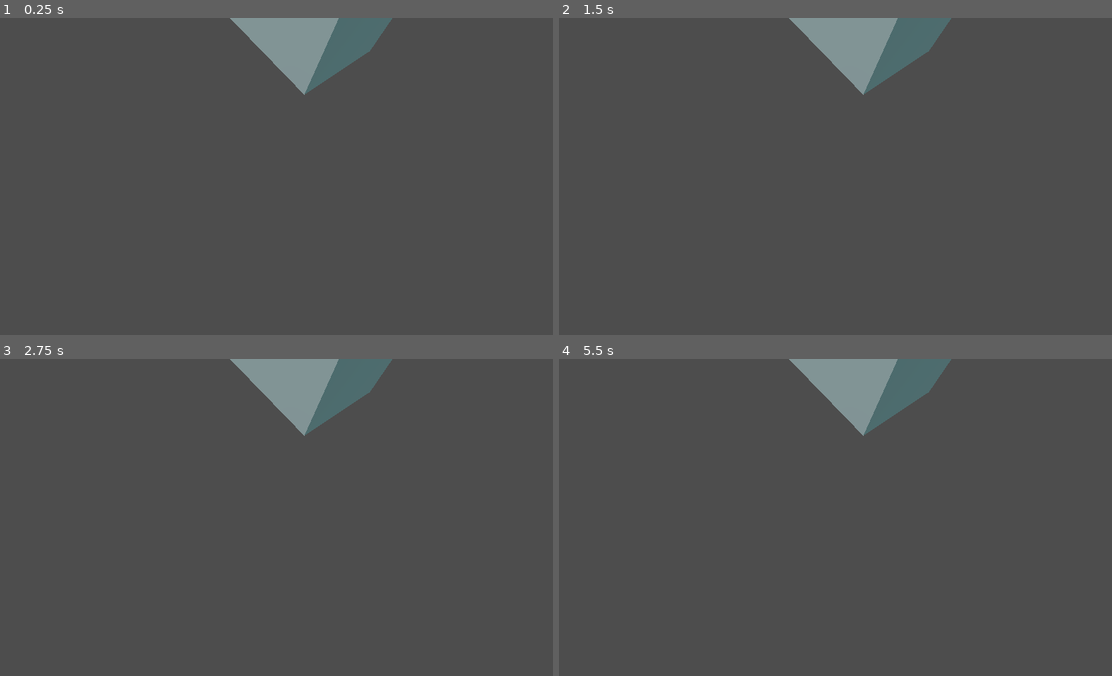
Above: before the commit, frames 1-4 (two rows, left to right).
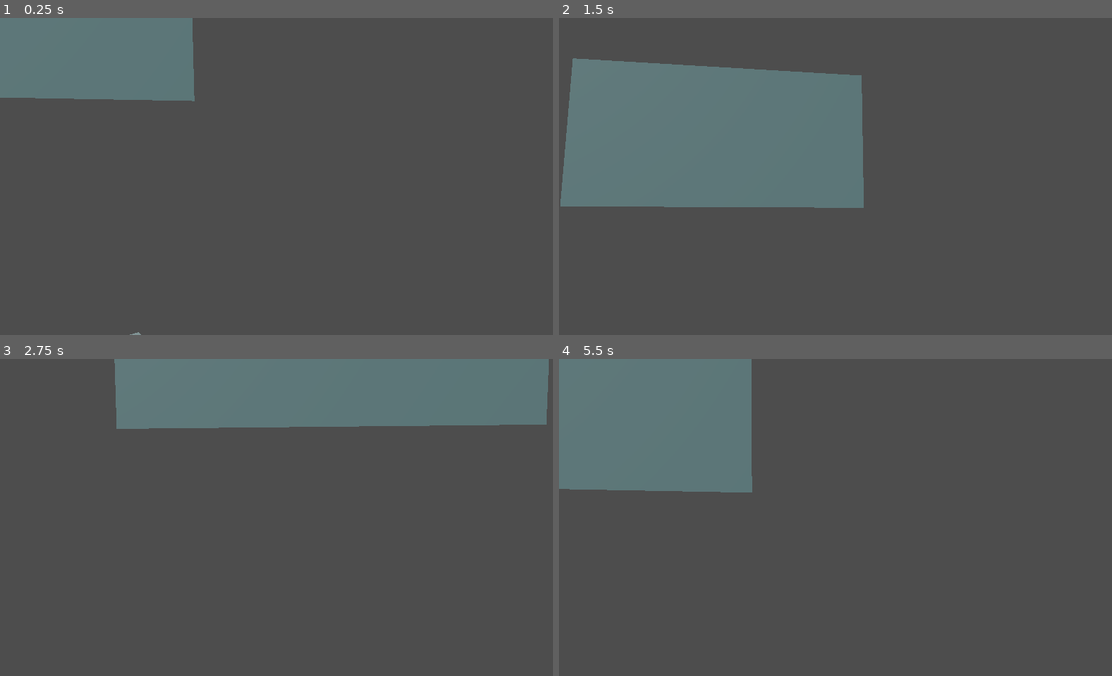
Above: after the commit, the same moments.

Repository: Wake1st/GomiMoni
Game: Godot game, scene res://testing/systems/test_cinema_graph.tscn
Two runs of this game, one before a commit and one after it. Both use one fixed random seed, a clock stepped at 60 frames per second and the inputs below. The project has no main scene, so this scene is started directly.
Inputs (mouse positions are in pixels of both pictures, inside the frame that each line leads up to):
- Up to frame 1 (0.25 s): no input
- Up to frame 2 (1.5 s): tap Enter (ui_accept) at 0.5, 0.77, 1.07 s; move the mouse to (962, 160) at 0.52 s; hold Right (ui_right) 0.53-1.28 s; hold 1 0.53-1.28 s; tap 2 at 0.8, 1.35 s; move the mouse to (730, 192) at 1.27 s; hold Down (ui_down) from 1.28 s (still down)
- Up to frame 3 (2.75 s): tap Enter (ui_accept) at 1.52, 1.82, 2.3 s; tap 3 at 1.55 s; move the mouse to (337, 447) at 2.02 s; release Down (ui_down) at 2.03 s; hold Right (ui_right) from 2.03 s (still down); hold 3 from 2.03 s (still down)
- Up to frame 4 (5.5 s): move the mouse to (813, 580) at 2.77 s; release Right (ui_right) at 2.78 s; release 3 at 2.78 s; hold Up (ui_up) 2.78-3.53 s; tap Enter (ui_accept) at 2.85, 3.02, 3.32, 3.77, 4.07, 4.52, 4.82, 5.3 s; tap 1 at 3.05 s; move the mouse to (1012, 565) at 3.52 s; hold 2 3.53-4.28 s; hold Left (ui_left) 3.53-5.03 s; tap X (swap_character_next) at 3.6 s; move the mouse to (669, 469) at 4.27 s; tap Z (swap_character_prev) at 4.35 s; tap 3 at 4.55 s; move the mouse to (868, 517) at 5.02 s; hold Down (ui_down) from 5.03 s (still down); hold 1 from 5.03 s (still down)

The runs differ from the first frame. In frame 1, 13% of the frame differs, in the area x 0-71%, y 0-100%; in frame 2, 28%, in the area x 0-71%, y 0-60%; in frame 3, 15%; in frame 4, 18%.
Error before the commit: Invalid assignment of property or key 'global_position' with value of type 'Vector3' on a base object of type 'Nil'. (res://systems/cinema/cinema_graph.gd:46)

Commit message:
fix cinemagraph location issue

Diff:
--- a/common/main_container.tscn
+++ b/common/main_container.tscn
@@ -8,21 +8,21 @@
 
 [sub_resource type="Curve3D" id="Curve3D_75d4h"]
 _data = {
-"points": PackedVector3Array(0, 0, 0, 0, 0, 0, 1.07045, 0.870932, 1.69541, 0, 0, 0, 0, 0, 0, -7.5504, 8.34305, -1.43359),
+"points": PackedVector3Array(0, 0, 0, 0, 0, 0, 1.46704, 3.11834, 1.69597, 0, 0, 0, 0, 0, 0, -5.16564, 5.04659, -1.43359),
 "tilts": PackedFloat32Array(0, 0)
 }
 point_count = 2
 
 [sub_resource type="Curve3D" id="Curve3D_xjbkh"]
 _data = {
-"points": PackedVector3Array(0, 0, 0, 0, 0, 0, 1.07045, 0.870932, 1.69541, 0, 0, 0, 0, 0, 0, 12.0341, 2, -33.2381),
+"points": PackedVector3Array(0, 0, 0, 0, 0, 0, 1.46704, 3.11834, 1.69597, 0, 0, 0, 0, 0, 0, 0.277883, 2, -8.0528),
 "tilts": PackedFloat32Array(0, 0)
 }
 point_count = 2
 
 [sub_resource type="Curve3D" id="Curve3D_7tjkh"]
 _data = {
-"points": PackedVector3Array(0, 0, 0, 0, 0, 0, 1.07045, 0.870932, 1.69541, 0, 0, 0, 0, 0, 0, -8.13199, -2.01537, 10.8042),
+"points": PackedVector3Array(0, 0, 0, 0, 0, 0, 1.46704, 3.11834, 1.69597, 0, 0, 0, 0, 0, 0, -7.42717, 2.25339, 3.92385),
 "tilts": PackedFloat32Array(0, 0)
 }
 point_count = 2
@@ -72,7 +72,7 @@
 curve = SubResource("Curve3D_75d4h")
 
 [node name="CameraBase" type="PathFollow3D" parent="CinemaGraph/RootCreditPath"]
-transform = Transform3D(0.341178, 0.593738, 0.728744, 2.98022e-08, 0.77526, -0.631638, -0.939995, 0.215502, 0.264503, 1.07045, 0.870932, 1.69541)
+transform = Transform3D(0.426722, 0.229965, 0.874654, -2.98022e-08, 0.967128, -0.254279, -0.904379, 0.108507, 0.412696, 1.46704, 3.11834, 1.69597)
 
 [node name="LiveCamera" parent="CinemaGraph/RootCreditPath/CameraBase" instance=ExtResource("5_xjbkh")]
 unique_name_in_owner = true
--- a/systems/cinema/cinema_graph.gd
+++ b/systems/cinema/cinema_graph.gd
@@ -30,43 +30,24 @@
 var tween: Tween
 
 
-#region SETUP
-
 func _ready():
 	align_positions()
 	align_directions()
+	setup_cameras()
 
-	# turn off shot cameras
-	rootShot.visible = false
-	creditShot.visible = false
-	settingsShot.visible = false
-	selectionShot.visible = false
 
-	# match the live camera to the root camera
-	liveCamera.global_position = rootShot.global_position
-	liveCamera.fov = rootShot.fov
-	liveCamera.global_basis = rootShot.global_basis
-
+#region SETUP
 
 ## connect the end path nodes to the camera transforms
 func align_positions() -> void:
-	var rootPosition = rootShot.global_position
+	var rootPosition = rootShot.position
 	rootCreditPath.curve.set_point_position(0, rootPosition)
 	rootSettingsPath.curve.set_point_position(0, rootPosition)
 	rootSelectionPath.curve.set_point_position(0, rootPosition)
 
-	rootCreditPath.curve.set_point_position(
-		rootCreditPath.curve.point_count-1,
-		creditShot.global_position
-	)
-	rootSettingsPath.curve.set_point_position(
-		rootSettingsPath.curve.point_count-1,
-		settingsShot.global_position
-	)
-	rootSelectionPath.curve.set_point_position(
-		rootSelectionPath.curve.point_count-1,
-		selectionShot.global_position
-	)
+	rootCreditPath.curve.set_point_position(1, creditShot.position)
+	rootSettingsPath.curve.set_point_position(1, settingsShot.position)
+	rootSelectionPath.curve.set_point_position(1, selectionShot.position)
 
 
 func align_directions() -> void:
@@ -76,17 +57,30 @@
 	rootSelectionPath.curve.set_point_out(0, rootDirection)
 
 	rootCreditPath.curve.set_point_in(
-		rootCreditPath.curve.point_count-1,
+		1,
 		creditShot.global_basis.z * CURVE_MAGNITUDE
 	)
 	rootSettingsPath.curve.set_point_in(
-		rootSettingsPath.curve.point_count-1,
+		1,
 		settingsShot.global_basis.z * CURVE_MAGNITUDE
 	)
 	rootSelectionPath.curve.set_point_in(
-		rootSelectionPath.curve.point_count-1,
+		1,
 		selectionShot.global_basis.z * CURVE_MAGNITUDE
 	)
+
+
+func setup_cameras() -> void:
+	# turn off shot cameras
+	rootShot.visible = false
+	creditShot.visible = false
+	settingsShot.visible = false
+	selectionShot.visible = false
+
+	# match the live camera to the root camera
+	liveCamera.position = rootShot.position
+	liveCamera.fov = rootShot.fov
+	liveCamera.global_basis = rootShot.global_basis
 
 #endregion
 
@@ -108,6 +102,7 @@
 		parent = cameraBase.get_parent()
 
 	if forward and parent != cameraBase.get_parent():
+		# swap owners
 		cameraBase.get_parent().remove_child(cameraBase)
 		parent.add_child(cameraBase)
 
@@ -120,8 +115,8 @@
 	tween.tween_property(cameraBase, "progress_ratio", endRatio, transitionDuration)
 
 	# look at target
-	var currentLook = liveCamera.global_position - liveCamera.global_basis.z
-	var finalLook = endShot.global_position - endShot.basis.z
+	var currentLook = liveCamera.position + liveCamera.global_basis.z
+	var finalLook = endShot.position + endShot.basis.z
 	tween.tween_method(liveCamera.look_at, currentLook, finalLook, lookDuration)
 
 	# ensure the final basis is correct
--- a/systems/staging_system.tscn
+++ b/systems/staging_system.tscn
@@ -14,4 +14,4 @@
 transform = Transform3D(1, 0, 0, 0, 1, 0, 0, 0, 1, 0, -20, 0)
 
 [node name="MainContainer" parent="." instance=ExtResource("4_6sjan")]
-transform = Transform3D(-0.258819, 0, 0.965926, 0, 1, 0, -0.965926, 0, -0.258819, 0, -14, 0)
+transform = Transform3D(-4.37114e-08, 0, 1, 0, 1, 0, -1, 0, -4.37114e-08, 0, -6.6672, 0)
--- a/testing/stages/test_main_container.gd
+++ b/testing/stages/test_main_container.gd
@@ -6,6 +6,7 @@
 
 func _ready():
 	mainContainer.main_closed.connect(handle_main_closed)
+	mainContainer.open()
 
 
 func handle_main_closed() -> void:
--- a/testing/systems/test_cinema_graph.gd
+++ b/testing/systems/test_cinema_graph.gd
@@ -17,17 +17,17 @@
 
 func _input(_event):
 	if Input.is_key_pressed(KEY_1) and !isForward:
-		cinema_graph.traverse(creditsCamera, true, rootCreditPath)
+		cinema_graph.send_camera(CinemaGraph.STILLS.CREDITS)
 		isForward = true
 
 	if Input.is_key_pressed(KEY_2) and !isForward:
-		cinema_graph.traverse(settingsCamera, true, rootSettingsPath)
+		cinema_graph.send_camera(CinemaGraph.STILLS.SETTINGS)
 		isForward = true
 
 	if Input.is_key_pressed(KEY_3) and !isForward:
-		cinema_graph.traverse(selectionCamera, true, rootSelectionPath)
+		cinema_graph.send_camera(CinemaGraph.STILLS.SELECTION)
 		isForward = true
 
 	if Input.is_action_just_pressed("ui_accept") and isForward:
-		cinema_graph.traverse(rootCamera, false)
+		cinema_graph.send_camera(CinemaGraph.STILLS.ROOT)
 		isForward = false
--- a/testing/systems/test_cinema_graph.tscn
+++ b/testing/systems/test_cinema_graph.tscn
@@ -1,25 +1,26 @@
-[gd_scene load_steps=11 format=3 uid="uid://c8sj7xtsfot24"]
+[gd_scene load_steps=12 format=3 uid="uid://c8sj7xtsfot24"]
 
 [ext_resource type="Script" uid="uid://c47didipqw6ue" path="res://testing/systems/test_cinema_graph.gd" id="1_lmp2a"]
 [ext_resource type="PackedScene" uid="uid://m480ad3c2gi1" path="res://systems/cinema/cinema_graph.tscn" id="1_rwq63"]
+[ext_resource type="PackedScene" uid="uid://dqxnxeaax2nlv" path="res://systems/cinema/live_camera.tscn" id="3_lu3ks"]
 
-[sub_resource type="Curve3D" id="Curve3D_rwq63"]
+[sub_resource type="Curve3D" id="Curve3D_lu3ks"]
 _data = {
-"points": PackedVector3Array(0, 0, 0, 0, 0, 0, 1.07045, 0.870932, 1.69541, 0, 0, 0, 0, 0, 0, -7.5504, 8.34305, -1.43359),
+"points": PackedVector3Array(0, 0, 0, 0, 0, 0, 1.46704, 3.11834, 1.69597, 0, 0, 0, 0, 0, 0, -5.16564, 5.04659, -1.43359),
 "tilts": PackedFloat32Array(0, 0)
 }
 point_count = 2
 
-[sub_resource type="Curve3D" id="Curve3D_lmp2a"]
+[sub_resource type="Curve3D" id="Curve3D_5m4jb"]
 _data = {
-"points": PackedVector3Array(0, 0, 0, 0, 0, 0, 1.07045, 0.870932, 1.69541, 0, 0, 0, 0, 0, 0, 12.0341, 2, -33.2381),
+"points": PackedVector3Array(0, 0, 0, 0, 0, 0, 1.46704, 3.11834, 1.69597, 0, 0, 0, 0, 0, 0, 0.277883, 2, -8.0528),
 "tilts": PackedFloat32Array(0, 0)
 }
 point_count = 2
 
-[sub_resource type="Curve3D" id="Curve3D_lu3ks"]
+[sub_resource type="Curve3D" id="Curve3D_n5hxk"]
 _data = {
-"points": PackedVector3Array(0, 0, 0, 0, 0, 0, 1.07045, 0.870932, 1.69541, 0, 0, 0, 0, 0, 0, -8.13199, -2.01537, 10.8042),
+"points": PackedVector3Array(0, 0, 0, 0, 0, 0, 1.46704, 3.11834, 1.69597, 0, 0, 0, 0, 0, 0, -7.42717, 2.25339, 3.92385),
 "tilts": PackedFloat32Array(0, 0)
 }
 point_count = 2
@@ -45,7 +46,7 @@
 [node name="TestCinemaGraph" type="Node3D"]
 script = ExtResource("1_lmp2a")
 
-[node name="CinemaGraph" parent="." node_paths=PackedStringArray("rootShot", "creditShot", "settingsShot", "selectionShot", "rootCreditPath", "rootSettingsPath", "rootSelectionPath") instance=ExtResource("1_rwq63")]
+[node name="CinemaGraph" parent="." node_paths=PackedStringArray("rootShot", "creditShot", "settingsShot", "selectionShot", "rootCreditPath", "rootSettingsPath", "rootSelectionPath", "cameraBase", "liveCamera") instance=ExtResource("1_rwq63")]
 rootShot = NodePath("RootCamera")
 creditShot = NodePath("CreditsCamera")
 settingsShot = NodePath("SettingsCamera")
@@ -53,38 +54,46 @@
 rootCreditPath = NodePath("RootCreditPath")
 rootSettingsPath = NodePath("RootSettingsPath")
 rootSelectionPath = NodePath("RootSelectionPath")
+cameraBase = NodePath("RootCreditPath/CameraBase")
+liveCamera = NodePath("RootCreditPath/CameraBase/LiveCamera")
 
 [node name="RootCamera" type="Camera3D" parent="CinemaGraph"]
-transform = Transform3D(0.602846, -0.303074, 0.738053, 0, 0.925044, 0.37986, -0.797858, -0.228997, 0.557659, 1.07045, 0.870932, 1.69541)
+unique_name_in_owner = true
+transform = Transform3D(0.593208, -0.10664, 0.797955, 4.42676e-09, 0.991188, 0.132464, -0.805049, -0.0785787, 0.587981, 1.46704, 3.11834, 1.69597)
+fov = 40.0
 
 [node name="CreditsCamera" type="Camera3D" parent="CinemaGraph"]
-transform = Transform3D(0.0333949, 0.469811, 0.882135, -0.0177728, 0.882767, -0.469474, -0.999284, -1.86398e-09, 0.0378297, -7.5504, 8.34305, -1.43359)
+transform = Transform3D(0.0333949, 0.469811, 0.882135, -0.0177728, 0.882767, -0.469475, -0.999284, 5.03273e-08, 0.0378298, -5.16564, 5.04659, -1.43359)
+fov = 40.0
 size = 8.0
 
 [node name="SettingsCamera" type="Camera3D" parent="CinemaGraph"]
-transform = Transform3D(0.866025, 0.353553, -0.353553, 0, 0.707107, 0.707107, 0.5, -0.612372, 0.612372, 12.0341, 2, -33.2381)
+transform = Transform3D(0.866025, 0.353553, -0.353554, 0, 0.707107, 0.707106, 0.5, -0.612372, 0.612373, 0.277883, 2, -8.0528)
+fov = 40.0
 size = 5.0
 
 [node name="SelectionCamera" type="Camera3D" parent="CinemaGraph"]
-transform = Transform3D(0.377065, -0.654913, 0.654913, 6.58651e-08, 0.707107, 0.707107, -0.926187, -0.266625, 0.266625, -8.2729, -2.15994, 10.646)
+unique_name_in_owner = true
+transform = Transform3D(-0.191734, -0.243379, 0.950792, 0, 0.968765, 0.24798, -0.981447, 0.0475462, -0.185745, -7.42717, 2.25339, 3.92385)
+fov = 40.0
 size = 3.73155
 
 [node name="RootCreditPath" type="Path3D" parent="CinemaGraph"]
-curve = SubResource("Curve3D_rwq63")
+curve = SubResource("Curve3D_lu3ks")
 
 [node name="CameraBase" type="PathFollow3D" parent="CinemaGraph/RootCreditPath"]
-transform = Transform3D(0.341178, 0.593738, 0.728744, 2.98022e-08, 0.77526, -0.631638, -0.939995, 0.215502, 0.264503, 1.07045, 0.870932, 1.69541)
+transform = Transform3D(0.426722, 0.229965, 0.874654, -2.98022e-08, 0.967128, -0.254279, -0.904379, 0.108507, 0.412696, 1.46704, 3.11834, 1.69597)
 
-[node name="LiveCamera" type="Camera3D" parent="CinemaGraph/RootCreditPath/CameraBase"]
-transform = Transform3D(0.973154, 0.028825, -0.228347, 0.154546, 0.653351, 0.741115, 0.170552, -0.756507, 0.631355, 0, 0, 0)
+[node name="LiveCamera" parent="CinemaGraph/RootCreditPath/CameraBase" instance=ExtResource("3_lu3ks")]
+unique_name_in_owner = true
 current = true
-size = 8.0
+fov = 40.0
 
 [node name="RootSettingsPath" type="Path3D" parent="CinemaGraph"]
-curve = SubResource("Curve3D_lmp2a")
+curve = SubResource("Curve3D_5m4jb")
 
 [node name="RootSelectionPath" type="Path3D" parent="CinemaGraph"]
-curve = SubResource("Curve3D_lu3ks")
+curve = SubResource("Curve3D_n5hxk")
 
 [node name="WorldEnvironment" type="WorldEnvironment" parent="."]
 environment = SubResource("Environment_lmp2a")
@@ -93,16 +102,17 @@
 transform = Transform3D(0.965926, 0.183013, 0.183013, -0.258819, 0.683013, 0.683013, 0, -0.707107, 0.707107, 0, 0, 0)
 
 [node name="RootMesh" type="MeshInstance3D" parent="."]
+transform = Transform3D(1, 0, 0, 0, 1, 0, 0, 0, 1, -1.85567, 3.02165, 0)
 mesh = SubResource("BoxMesh_lu3ks")
 
 [node name="CreditsMesh" type="MeshInstance3D" parent="."]
-transform = Transform3D(0.166631, 0, 0.986019, 0, 1, 0, -0.986019, 0, 0.166631, -13, 11, -2)
+transform = Transform3D(0.166631, 0, 0.986019, 0, 1, 0, -0.986019, 0, 0.166631, -14.1516, 9.63547, -1.64637)
 mesh = SubResource("QuadMesh_rwq63")
 
 [node name="SettingsMesh" type="MeshInstance3D" parent="."]
-transform = Transform3D(1, 0, 0, 0, 1, 0, 0, 0, 1, 18.1716, -7, -38.4089)
+transform = Transform3D(1, 0, 0, 0, 1, 0, 0, 0, 1, 3.81566, -9.01228, -17.6888)
 mesh = SubResource("CapsuleMesh_5m4jb")
 
 [node name="SelectionMesh" type="MeshInstance3D" parent="."]
-transform = Transform3D(-0.532847, 0, 0.846212, 0, 1, 0, -0.846212, 0, -0.532847, -11.1312, -5.20202, 10.3466)
+transform = Transform3D(-0.764686, 0, 0.644404, 0, 1, 0, -0.644404, 0, -0.764686, -11.3752, 1.33175, 4.76273)
 mesh = SubResource("PrismMesh_n5hxk")
